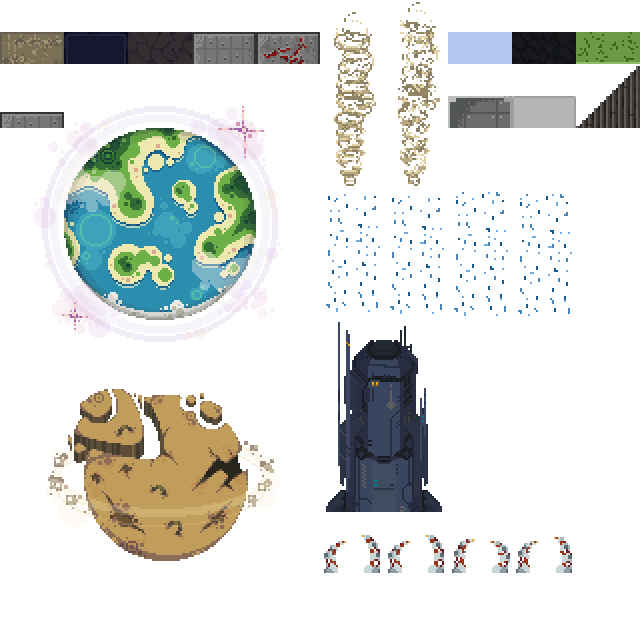
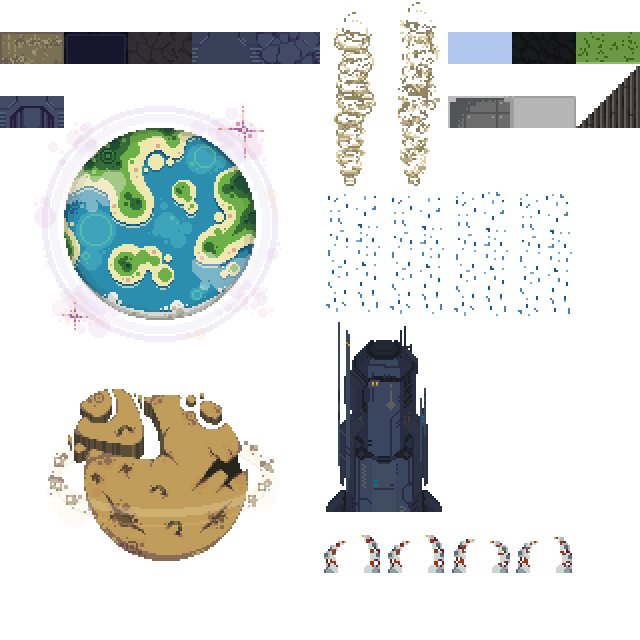
Comparing the layer stacks of the two 640x640 images. Changes:
added layer "ion-drive-above" above "spaceport-tower-above" over [0, 96, 64, 128]
added layer "wall-ship-above" (1st of 3) above "wall-ship-above-test" over [192, 32, 256, 64]
added layer "wall-ship-above" (2nd of 3) above "wall-ship-above" over [192, 32, 256, 64]
added layer "wall-ship-above-damage" above "wall-ship-above-damaged" over [256, 32, 320, 64]
